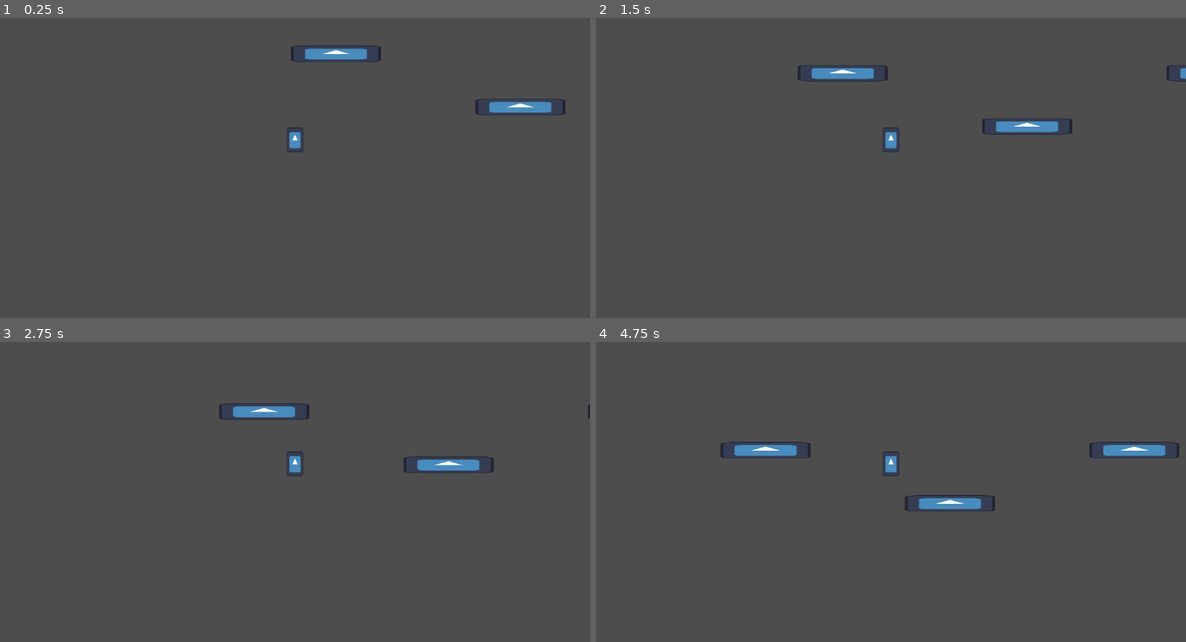
Above: before the commit, frames 1-4 (two rows, left to right).
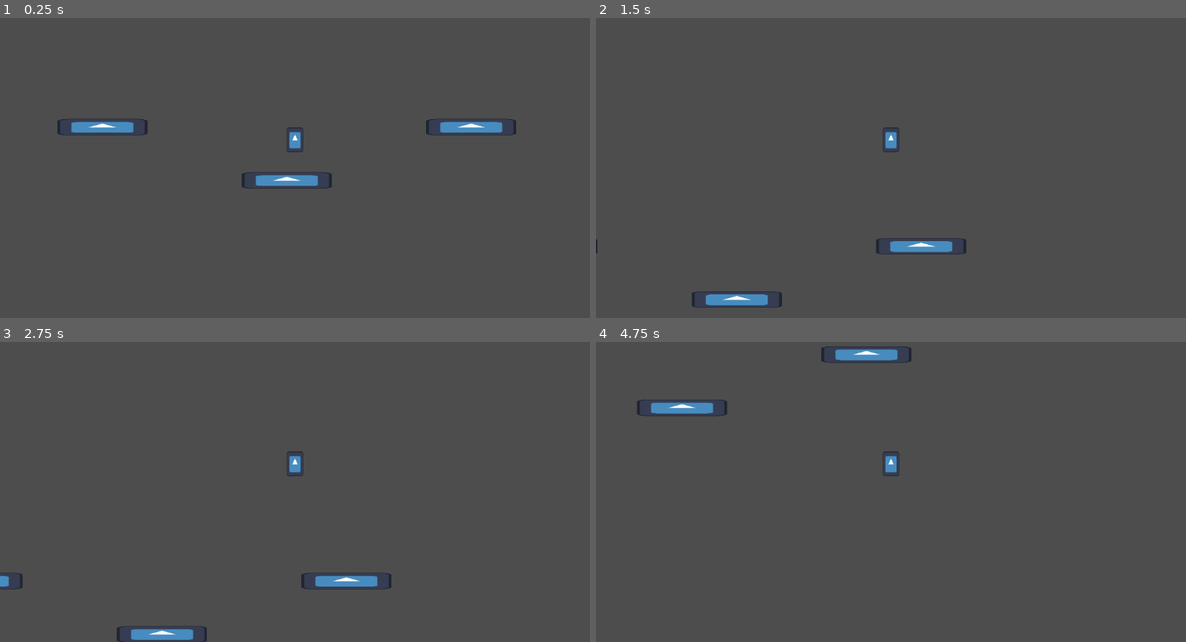
Above: after the commit, the same moments.

Repository: Cyberiada2025-2026/battle-of-pobliz
Game: Godot game, scene res://scenes/debug/battle_arena_graybox.tscn
The game is run twice, just before and just after one commit, with the same random seed, the same clock (stepped at 60 frames per second) and the same inputs. The project has no main scene, so this scene is started directly. The engine's default icon, where the game draws it, is replaced by a stand-in: a white triangle on a blue panel in a dark square.
Inputs:
- Up to frame 1 (0.25 s): no input
- Up to frame 2 (1.5 s): hold D (move_right) from 0.53 s (still down); tap W (jump) at 0.6, 0.77, 1.07, 1.35 s
- Up to frame 3 (2.75 s): tap W (jump) at 1.52, 1.82, 2.1 s; release D (move_right) at 2.03 s; hold A (move_left) from 2.03 s (still down)
- Up to frame 4 (4.75 s): release A (move_left) at 2.78 s; hold D (move_right) 2.78-4.28 s; tap W (jump) at 2.85, 3.02, 3.32, 3.6, 3.77, 4.07, 4.35, 4.52 s; hold A (move_left) from 4.28 s (still down)

The runs differ from the first frame. In frame 1, 2.6% of the frame differs, in the area x 9-96%, y 9-57%; in frame 2, 2.1%; in frame 3, 2.1%; in frame 4, 2.6%, in the area x 7-99%, y 1-57%.

Commit message:
reorganization and adding body prefabs

Diff:
--- a/characters/bodies/body_controller.tscn
+++ /dev/null
@@ -1,25 +0,0 @@
-[gd_scene format=3 uid="uid://cpe3cgwyvepj8"]
-
-[ext_resource type="Script" uid="uid://bhjdolxvwyq8j" path="res://characters/bodies/body_controller.gd" id="1_laeud"]
-[ext_resource type="Texture2D" uid="uid://c3k005nrcyle2" path="res://icon.svg" id="1_oj1ta"]
-[ext_resource type="Script" uid="uid://d4dsitxe5jlu5" path="res://characters/bodies/flight_movement_component.gd" id="6_7fqpg"]
-
-[sub_resource type="CapsuleShape2D" id="CapsuleShape2D_laeud"]
-radius = 16.0
-height = 48.0
-
-[node name="BodyController" type="CharacterBody2D" unique_id=1753823366 node_paths=PackedStringArray("movement_components")]
-script = ExtResource("1_laeud")
-movement_components = [NodePath("FlightMovementComponent")]
-
-[node name="Sprite2D" type="Sprite2D" parent="." unique_id=246461862]
-position = Vector2(0, -23.999998)
-scale = Vector2(0.25, 0.375)
-texture = ExtResource("1_oj1ta")
-
-[node name="CollisionShape2D" type="CollisionShape2D" parent="." unique_id=1632693015]
-position = Vector2(0, -24)
-shape = SubResource("CapsuleShape2D_laeud")
-
-[node name="FlightMovementComponent" type="Node" parent="." unique_id=667283270]
-script = ExtResource("6_7fqpg")
--- a/characters/bodies/grounded_movement_component.gd
+++ b/characters/bodies/movement_components/grounded_movement_component.gd
@@ -1,7 +1,7 @@
 class_name GroundedMovementComponent
 extends Node
 
-@export var speed: float = 10.0
+@export var speed: float = 300.0
 
 var body: BodyController
 
--- /dev/null
+++ b/characters/bodies/prefabs/flying_body.tscn
@@ -0,0 +1,26 @@
+[gd_scene format=3 uid="uid://d0n8i5w3qg3ea"]
+
+[ext_resource type="Script" uid="uid://bhjdolxvwyq8j" path="res://characters/bodies/body_controller/body_controller.gd" id="1_27qwu"]
+[ext_resource type="Texture2D" uid="uid://c3k005nrcyle2" path="res://icon.svg" id="2_782ak"]
+[ext_resource type="Script" uid="uid://d4dsitxe5jlu5" path="res://characters/bodies/movement_components/flight_movement_component.gd" id="3_l2bm4"]
+
+[sub_resource type="CapsuleShape2D" id="CapsuleShape2D_laeud"]
+radius = 16.0
+height = 48.0
+
+[node name="FlyingBody" type="CharacterBody2D" unique_id=1753823366 node_paths=PackedStringArray("movement_components")]
+script = ExtResource("1_27qwu")
+movement_components = [NodePath("FlightMovementComponent")]
+
+[node name="Sprite2D" type="Sprite2D" parent="." unique_id=246461862]
+position = Vector2(0, -23.999998)
+scale = Vector2(0.25, 0.375)
+texture = ExtResource("2_782ak")
+
+[node name="CollisionShape2D" type="CollisionShape2D" parent="." unique_id=1632693015]
+position = Vector2(0, -24)
+shape = SubResource("CapsuleShape2D_laeud")
+
+[node name="FlightMovementComponent" type="Node" parent="." unique_id=1784985533]
+script = ExtResource("3_l2bm4")
+metadata/_custom_type_script = "uid://d4dsitxe5jlu5"
--- /dev/null
+++ b/characters/bodies/prefabs/jumping_body.tscn
@@ -0,0 +1,38 @@
+[gd_scene format=3 uid="uid://bd04here2r0gh"]
+
+[ext_resource type="Script" uid="uid://bhjdolxvwyq8j" path="res://characters/bodies/body_controller/body_controller.gd" id="1_hgofc"]
+[ext_resource type="Texture2D" uid="uid://c3k005nrcyle2" path="res://icon.svg" id="2_6lqb0"]
+[ext_resource type="Script" uid="uid://bmjqr5j3dytcc" path="res://characters/bodies/movement_components/gravity_component.gd" id="3_eey7s"]
+[ext_resource type="Script" uid="uid://cai4lr5qdgs4l" path="res://characters/bodies/movement_components/grounded_movement_component.gd" id="4_7vlab"]
+[ext_resource type="Script" uid="uid://bv0a0uif4y5pk" path="res://characters/bodies/movement_components/jump_component.gd" id="5_qtlex"]
+
+[sub_resource type="CapsuleShape2D" id="CapsuleShape2D_laeud"]
+radius = 16.0
+height = 48.0
+
+[node name="JumpingBody" type="CharacterBody2D" unique_id=1753823366 node_paths=PackedStringArray("movement_components")]
+script = ExtResource("1_hgofc")
+movement_components = [NodePath("GravityComponent"), NodePath("GroundedMovementComponent"), NodePath("JumpComponent")]
+
+[node name="Sprite2D" type="Sprite2D" parent="." unique_id=246461862]
+position = Vector2(0, -23.999998)
+scale = Vector2(0.25, 0.375)
+texture = ExtResource("2_6lqb0")
+
+[node name="CollisionShape2D" type="CollisionShape2D" parent="." unique_id=1632693015]
+position = Vector2(0, -24)
+shape = SubResource("CapsuleShape2D_laeud")
+
+[node name="GravityComponent" type="Node" parent="." unique_id=334611895]
+script = ExtResource("3_eey7s")
+metadata/_custom_type_script = "uid://bmjqr5j3dytcc"
+
+[node name="GroundedMovementComponent" type="Node" parent="." unique_id=2018060262]
+script = ExtResource("4_7vlab")
+metadata/_custom_type_script = "uid://cai4lr5qdgs4l"
+
+[node name="JumpComponent" type="Node" parent="." unique_id=2080854299]
+script = ExtResource("5_qtlex")
+jump_velocity = 600.0
+max_jump_count = 2
+metadata/_custom_type_script = "uid://bv0a0uif4y5pk"
--- a/scenes/debug/battle_arena_graybox.tscn
+++ b/scenes/debug/battle_arena_graybox.tscn
@@ -1,7 +1,7 @@
 [gd_scene format=3 uid="uid://dxi0iucx4etrm"]
 
 [ext_resource type="PackedScene" uid="uid://067ws6ottosm" path="res://shared/platform/platform.tscn" id="1_0b70h"]
-[ext_resource type="PackedScene" uid="uid://cpe3cgwyvepj8" path="res://characters/bodies/body_controller.tscn" id="2_neadt"]
+[ext_resource type="PackedScene" uid="uid://bd04here2r0gh" path="res://characters/bodies/prefabs/jumping_body.tscn" id="3_o0ro2"]
 
 [sub_resource type="RectangleShape2D" id="RectangleShape2D_neadt"]
 size = Vector2(34, 666)
@@ -34,7 +34,7 @@
 [node name="Platform3" parent="." unique_id=1130676387 instance=ExtResource("1_0b70h")]
 position = Vector2(576, 504)
 
-[node name="BodyController" parent="." unique_id=1753823366 instance=ExtResource("2_neadt")]
-position = Vector2(136, 592)
+[node name="JumpingBody" parent="." unique_id=1224676810 instance=ExtResource("3_o0ro2")]
+position = Vector2(592, 416)
 
-[node name="Camera2D" type="Camera2D" parent="BodyController" unique_id=2013201219]
+[node name="Camera2D" type="Camera2D" parent="JumpingBody" unique_id=836962515]
Renamed: characters/bodies/body_controller.gd -> characters/bodies/body_controller/body_controller.gd
Renamed: characters/bodies/body_controller.gd.uid -> characters/bodies/body_controller/body_controller.gd.uid
Renamed: characters/bodies/flight_movement_component.gd -> characters/bodies/movement_components/flight_movement_component.gd
Renamed: characters/bodies/flight_movement_component.gd.uid -> characters/bodies/movement_components/flight_movement_component.gd.uid
Renamed: characters/bodies/gravity_component.gd -> characters/bodies/movement_components/gravity_component.gd
Renamed: characters/bodies/gravity_component.gd.uid -> characters/bodies/movement_components/gravity_component.gd.uid
Renamed: characters/bodies/grounded_movement_component.gd.uid -> characters/bodies/movement_components/grounded_movement_component.gd.uid
Renamed: characters/bodies/jump_component.gd -> characters/bodies/movement_components/jump_component.gd
Renamed: characters/bodies/jump_component.gd.uid -> characters/bodies/movement_components/jump_component.gd.uid
